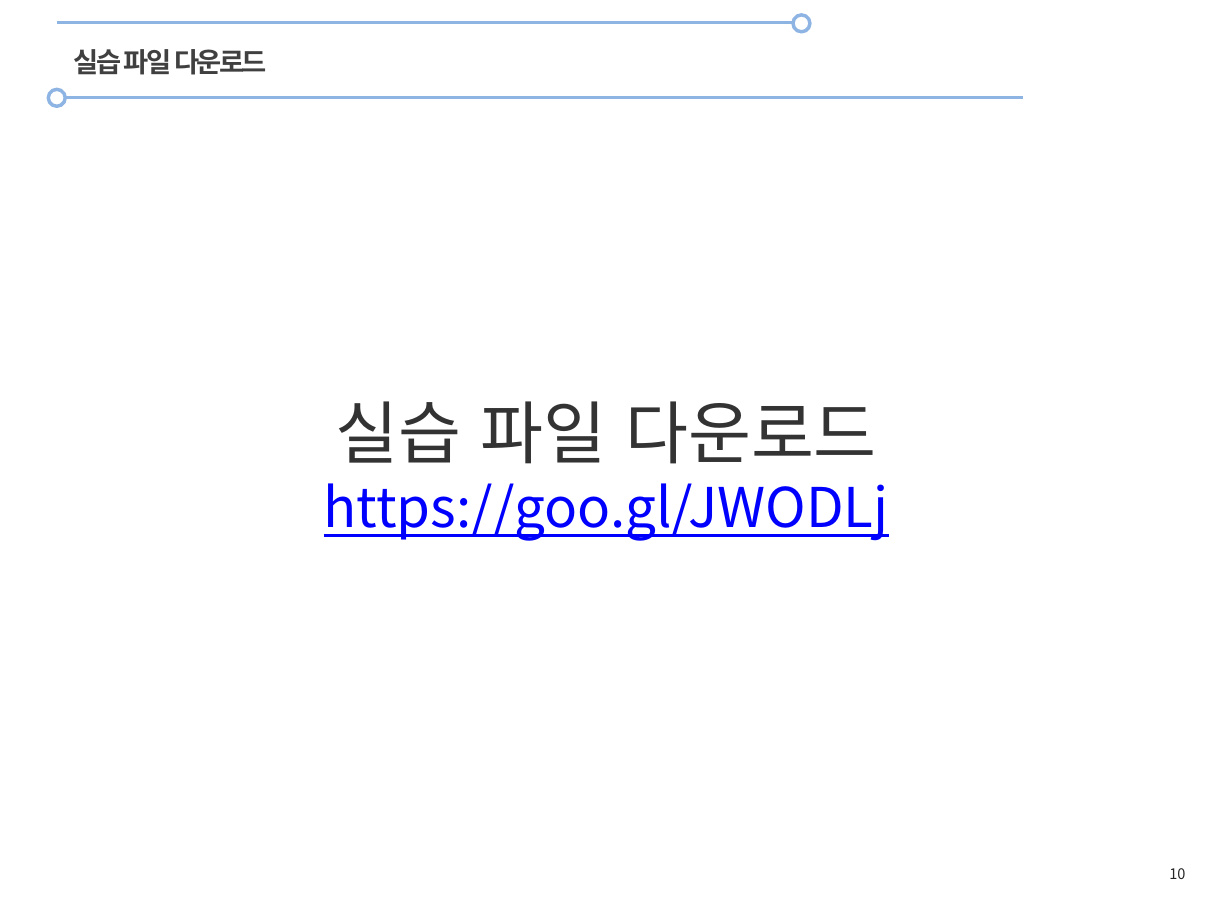
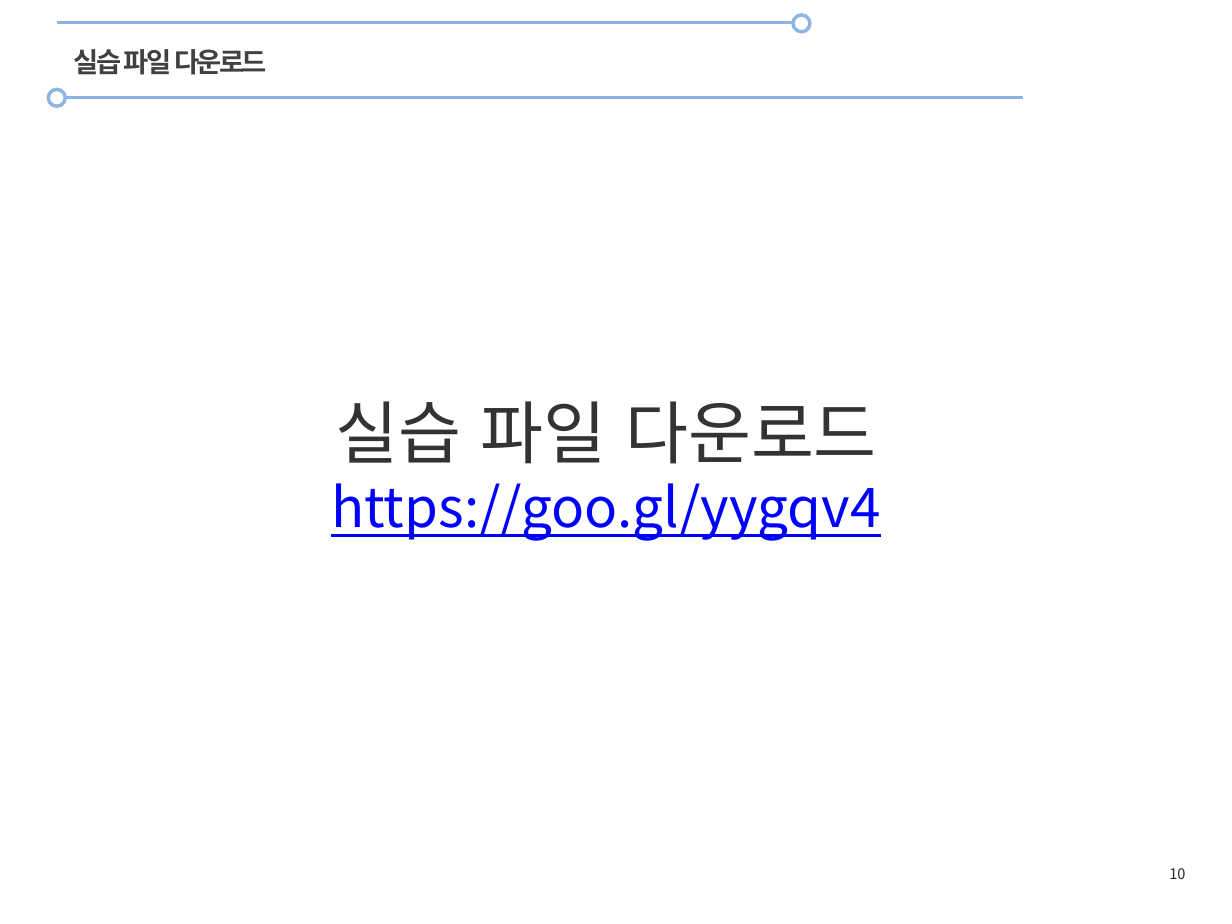
Before and after one commit to egjs/edu, a slide deck: slide 10 of slides/egjs-codelab.pptx. Drawn at 1232x924 pixels with LibreOffice and Linux fonts; fonts in the diff are those of the drawing; background and template pictures are left out. Boxes give left, top, right and bottom in pixels: in the first picture for what was removed or moved away, otherwise in the second. Text is boxed around its words. In the diff, an @@ line names an element or a change of style, - is before the commit and + after.

Commit message:
update donwload link

```diff
--- a/slides/egjs-codelab.pptx
+++ b/slides/egjs-codelab.pptx
@@ text at (331, 483, 881, 541): text changed @@
-https://goo.gl/JWODLj
+https://goo.gl/yygqv4
```
